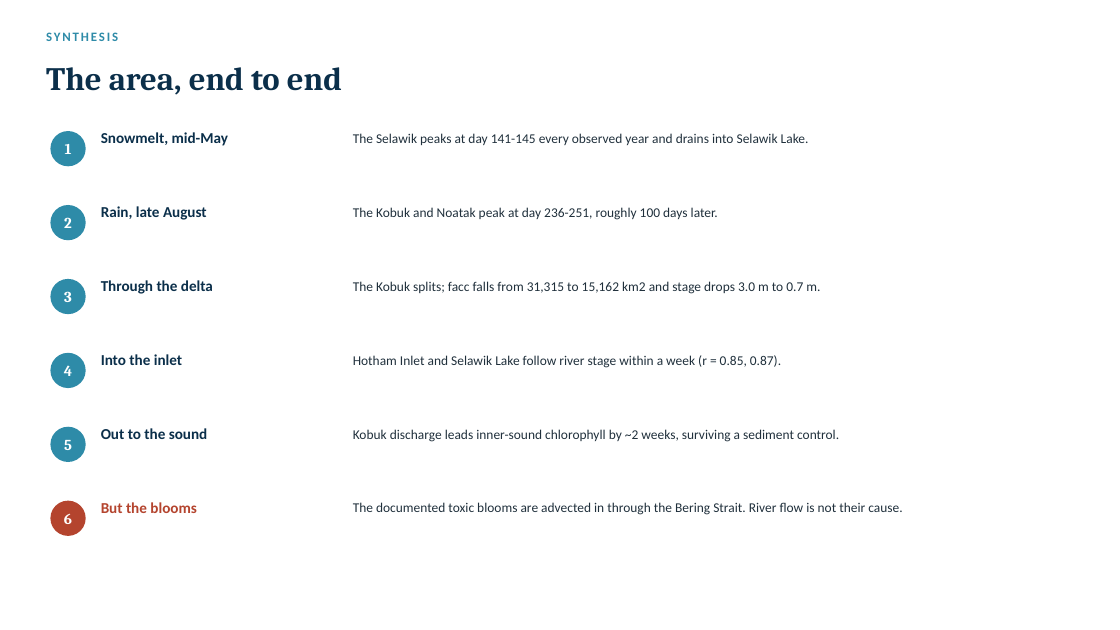
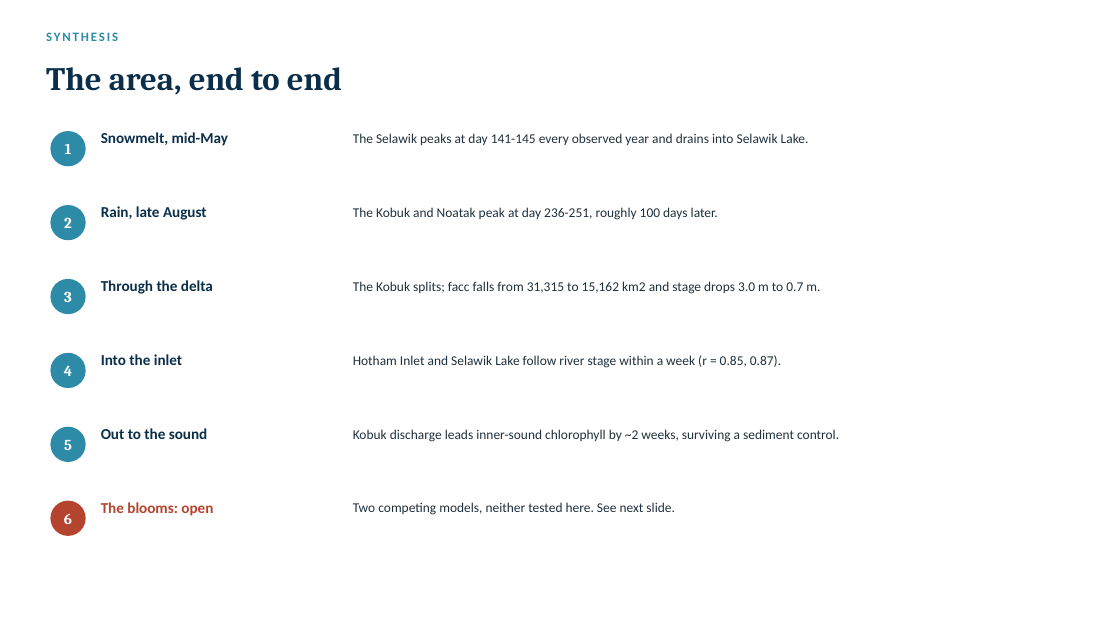
Before and after one commit to tmittal22/swot-kotzebue-sound, a slide deck: slide 11 of deck/Kotzebue_Sequential_Walkthrough.pptx. Drawn at 1120x630 pixels with LibreOffice and Linux fonts; fonts in the diff are those of the drawing. Boxes give left, top, right and bottom in pixels: in the first picture for what was removed or moved away, otherwise in the second. Text is boxed around its words. In the diff, an @@ line names an element or a change of style, - is before the commit and + after.

```diff
--- a/deck/Kotzebue_Sequential_Walkthrough.pptx
+++ b/deck/Kotzebue_Sequential_Walkthrough.pptx
@@ text at (101, 502, 213, 516): text changed @@
-But the blooms
+The blooms: open
@@ text at (353, 502, 675, 515): text changed @@
-The documented toxic blooms are advected in through the Bering Strait. River flow is not their cause.
+Two competing models, neither tested here. See next slide.
```
Also in this commit, not shown: 1 other slide changed, 1 slide added, 3 other files.
